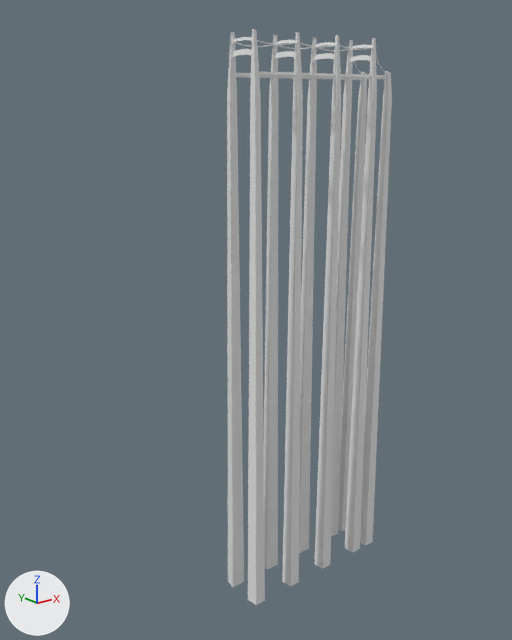
Before and after pictures for a commit that changed the FBX model BrainsEden19/Assets/TrafficJam/Art/Main Bridges/Main_Bridge.FBX.
Rendered twice from a 50 mm camera at (-245.0, -261.0, 8.0) aimed at (-30.0, 7.0, -99.0). Arrows for +X, +Y and +Z are at lower left; the lights stay in place. Where no turn or scale is listed for an object, it has been applied to the vertices.

The scene before the commit, as lines of its bpy script (objects in view):
```python
me_mesh = bpy.data.meshes.new('Mesh')
me_mesh.from_pydata(...)  # 646 vertices, 568 faces; spans x -47.0..47.0, y -13.0..13.0, z -251.0..36.0
ob_bridge_suspension = bpy.data.objects.new('Bridge_Suspension', me_mesh)
ob_bridge_suspension.location = (0.0, 0.0, 0.0)
```
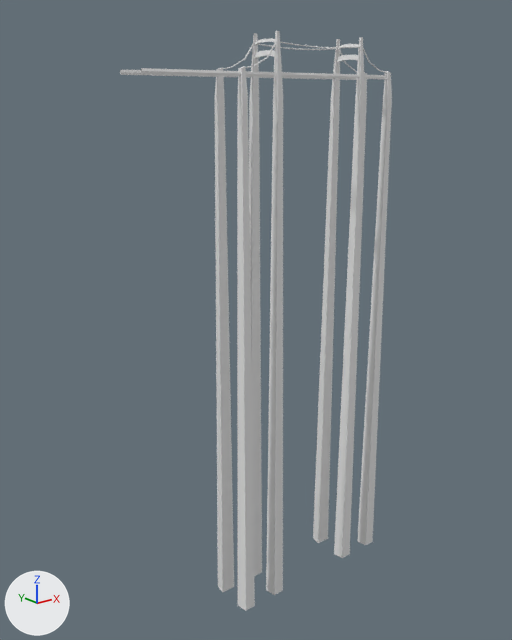
Boxes [x1, y1, x2, y2] around the edits, measured in the pictures (512 x 640 px; the box of a moved part takes in the faces that stretch with it):
'Bridge_Suspension', reshaped, moved (64% wider)
    before: [227, 29, 392, 605]
    after: [120, 31, 392, 611]
part 1 of me_mesh, moved or reshaped
    before: [317, 78, 362, 80]
    after: [120, 70, 357, 80]
part 2 of me_mesh, moved or reshaped
    before: [341, 74, 387, 79]
    after: [141, 68, 387, 79]
part 3 of me_mesh, moved or reshaped
    before: [331, 38, 377, 552]
    after: [313, 37, 365, 558]
part 4 of me_mesh, moved or reshaped
    before: [338, 72, 367, 531]
    after: [351, 72, 367, 506]
part 5 of me_mesh, moved or reshaped
    before: [360, 71, 392, 545]
    after: [357, 71, 392, 545]
part 6 of me_mesh, moved or reshaped
    before: [354, 62, 363, 74]
    after: [340, 50, 357, 72]
part 7 of me_mesh, moved or reshaped
    before: [376, 53, 387, 73]
    after: [363, 48, 387, 73]
part 8 of me_mesh, moved or reshaped
    before: [299, 35, 341, 569]
    after: [249, 31, 283, 595]
part 9 of me_mesh, moved or reshaped
    before: [318, 48, 349, 52]
    after: [258, 44, 337, 50]
part 10 of me_mesh, moved or reshaped
    before: [340, 45, 373, 50]
    after: [280, 42, 360, 48]
part 11 of me_mesh, added
    after: [237, 66, 255, 611]
part 12 of me_mesh, added
    after: [215, 67, 234, 592]
part 13 of me_mesh, added
    after: [245, 41, 276, 68]
part 14 of me_mesh, added
    after: [223, 43, 254, 69]
part 15 of me_mesh, deleted
    before: [227, 29, 336, 605]

The edits, one by one:
me_mesh is used by ob_bridge_suspension; location (0.0, 0.0, 0.0).
me_mesh had 646 vertices, 568 faces and spanned x -47.0..47.0, y -13.0..13.0, z -251.0..36.0.
me_mesh now has 394 vertices, 336 faces and spans x -73.0..73.0, y -13.0..13.0, z -144.0..144.0.
me_mesh part 1: the loose piece of 12 vertices spanning x 6.0..43.0, y 8.0..9.0, z 17.0..19.0 is scaled about its middle by (3.85, 1, 1), then moved by (-26.0, 0.0, 108.0).
me_mesh part 2: the loose piece of 12 vertices spanning x 6.0..43.0, y -9.0..-8.0, z 17.0..19.0 is scaled about its middle by (3.85, 1, 1), then moved by (-26.0, 0.0, 108.0).
me_mesh part 3: the loose piece of 96 vertices spanning x 28.0..36.0, y -13.0..13.0, z -251.0..36.0 is moved by (17.0, 0.0, 108.0).
me_mesh part 4: the loose piece of 12 vertices spanning x 39.0..47.0, y 7.0..13.0, z -251.0..21.0 is moved by (26.0, 0.0, 108.0).
me_mesh part 5: the loose piece of 12 vertices spanning x 39.0..47.0, y -13.0..-7.0, z -251.0..21.0 is moved by (26.0, 0.0, 108.0).
me_mesh part 6: the loose piece of 20 vertices spanning x 32.0..42.0, y 8.0, z 20.0..33.0 is scaled about its middle by (2, 1, 1), then moved by (21.0, 0.0, 108.0).
me_mesh part 7: the loose piece of 20 vertices spanning x 32.0..42.0, y -8.0, z 20.0..33.0 is scaled about its middle by (2, 1, 1), then moved by (21.0, 0.0, 108.0).
me_mesh part 8: the loose piece of 96 vertices spanning x 3.0..11.0, y -13.0..13.0, z -251.0..36.0 is moved by (-11.0, 0.0, 108.0).
me_mesh part 9: the loose piece of 25 vertices spanning x 7.0..31.0, y 8.0, z 30.0..32.0 is scaled about its middle by (2.34, 1, 1), then moved by (3.0, 0.0, 108.0).
me_mesh part 10: the loose piece of 25 vertices spanning x 7.0..31.0, y -8.0, z 30.0..32.0 is scaled about its middle by (2.34, 1, 1), then moved by (3.0, 0.0, 108.0).
me_mesh part 11: the loose piece of 12 vertices spanning x 39.0..47.0, y 7.0..13.0, z -251.0..21.0 is copied, and the copy is turned -180 degrees about the z axis through its middle, then moved by (-66.0, -19.0, 108.0); it spans x -28.0..-20.0, y -13.0..-7.0, z -144.0..129.0.
me_mesh part 12: the loose piece of 12 vertices spanning x 39.0..47.0, y -13.0..-7.0, z -251.0..21.0 is copied, and the copy is turned 180 degrees about the z axis through its middle, then moved by (-66.0, 19.0, 108.0); it spans x -28.0..-20.0, y 7.0..13.0, z -144.0..129.0.
me_mesh part 13: a new loose piece of 20 vertices spanning x -23.0..-4.0, y -8.0, z 128.0..140.0.
me_mesh part 14: a new loose piece of 20 vertices spanning x -23.0..-4.0, y 8.0, z 128.0..140.0.
me_mesh part 15: 8 loose pieces with 316 vertices, spanning x -47.0..7.0, y -13.0..13.0, z -251.0..36.0, are deleted.
Object 'Bridge_Suspension' (ob_bridge_suspension) moves from (0.0, 0.0, 0.0) to (-25.9, 0.0, -107.5).
